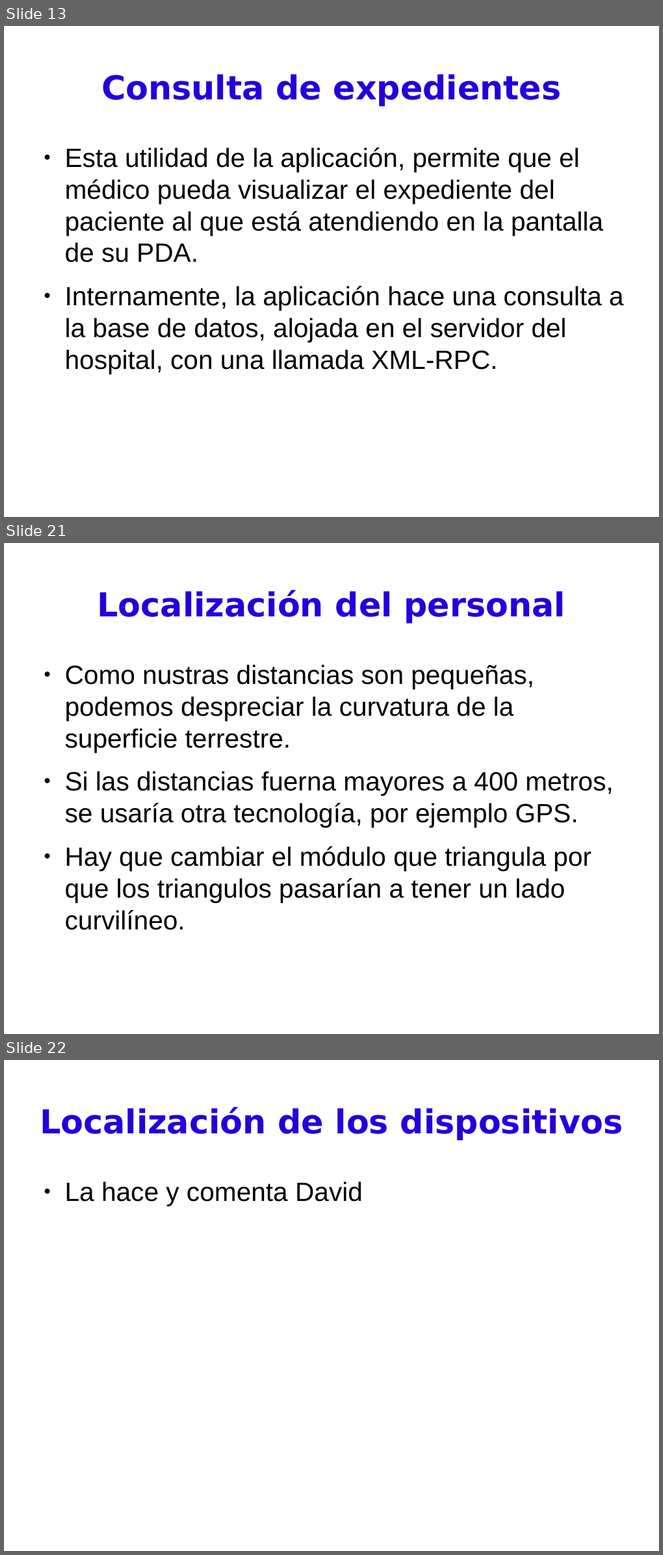
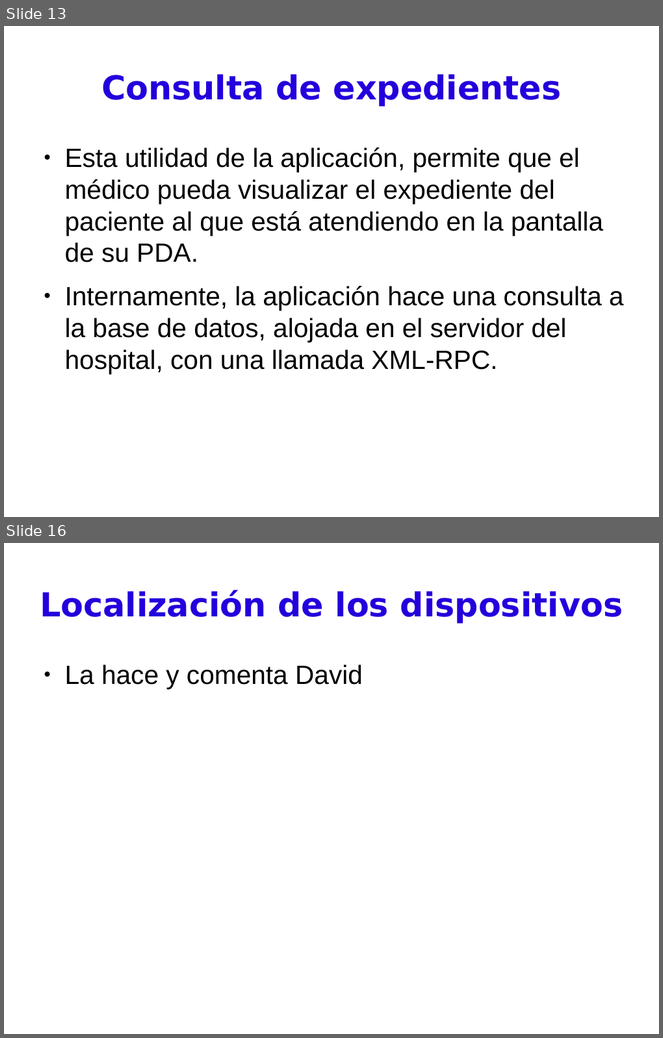
Before and after one commit to BackupTheBerlios/pdassii, a slide deck: Documentos/presentación.odp. Shown one above the other, each under a label of ours: slides 13, 21 and 22 before the commit, slides 13 and 16 after it; the slides between them are not shown. The pictures are 663x1555 and 663x1038 pixels, drawn with LibreOffice and Linux fonts; fonts in the diff are those of the drawing. Boxes give left, top, right and bottom in pixels: in the first picture for what was removed or moved away, otherwise in the second. Text is boxed around its words. In the diff, an @@ line names an element or a change of style, - is before the commit and + after.

```diff
--- a/Documentos/presentación.odp
+++ b/Documentos/presentación.odp
@@ slide 21 removed at (4, 543, 659, 1034), background #FFFFFF @@
@@ title removed at (98, 590, 566, 624) @@
-Localización del personal
@@ text removed at (65, 665, 613, 930) @@
-● Como nustras distancias son pequeñas, podemos despreciar la curvatura de la superficie terrestre.
-● Si las distancias fuerna mayores a 400 metros, se usaría otra tecnología, por ejemplo GPS.
-● Hay que cambiar el módulo que triangula por que los triangulos pasarían a tener un lado curvilíneo.
@@ what was slide 22 is now slide 16 @@
```
Also in this commit, not shown: 12 slides changed, 3 slides added, 6 other slides removed.
